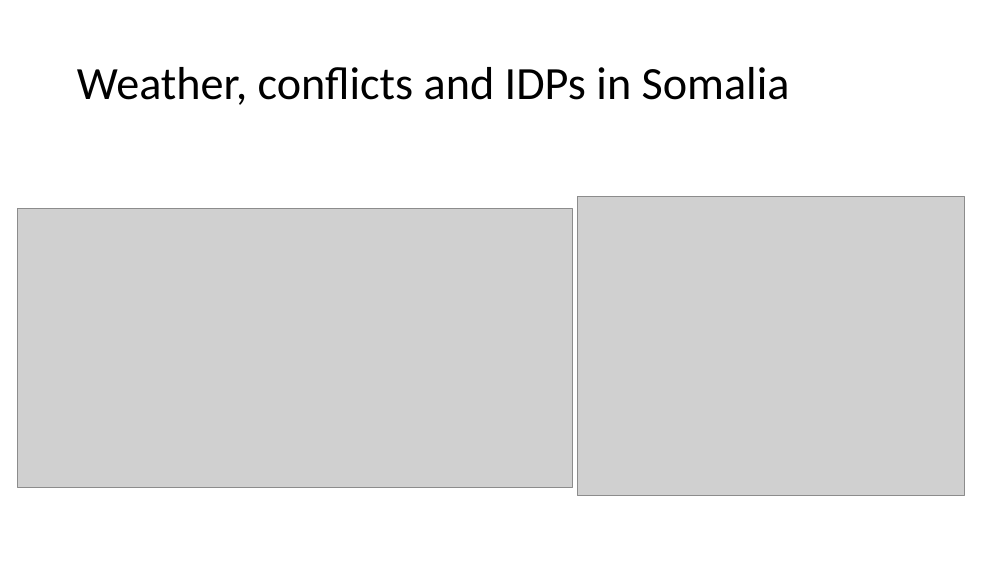
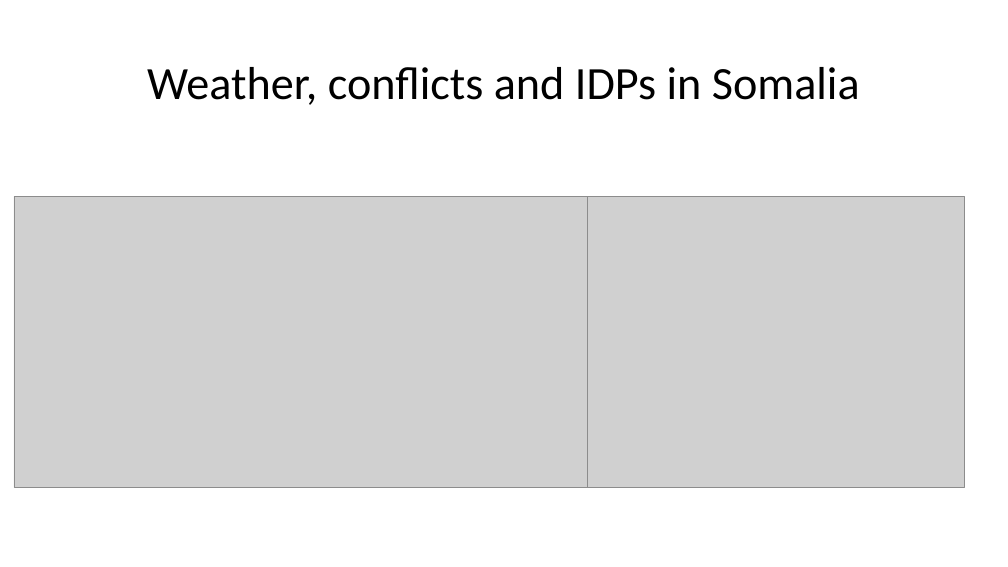
Before and after one commit to saraghivarello/Climate-and-conflict, a slide deck: slide 1 of Weather, conflicts and IDPs in Somalia_isi.odp. Drawn at 1008x567 pixels with LibreOffice and Linux fonts; fonts in the diff are those of the drawing; grey boxes stand for pictures. Boxes give left, top, right and bottom in pixels: in the first picture for what was removed or moved away, otherwise in the second. Text is boxed around its words. In the diff, an @@ line names an element or a change of style, - is before the commit and + after.

```diff
--- a/Weather, conflicts and IDPs in Somalia_isi.odp
+++ b/Weather, conflicts and IDPs in Somalia_isi.odp
@@ title "Weather, conflicts and IDPs in ..." at [147,67,860,105]: alignment left to centre @@
@@ picture: place and size @@
-picture at [18,209,573,488]
+picture at [14,197,592,488]
@@ picture: place and size @@
-picture at [578,197,965,496]
+picture at [588,197,964,488]
```
Also in this commit, not shown: 8 other slides changed, 4 slides added, 4 slides removed, 1 other file.
